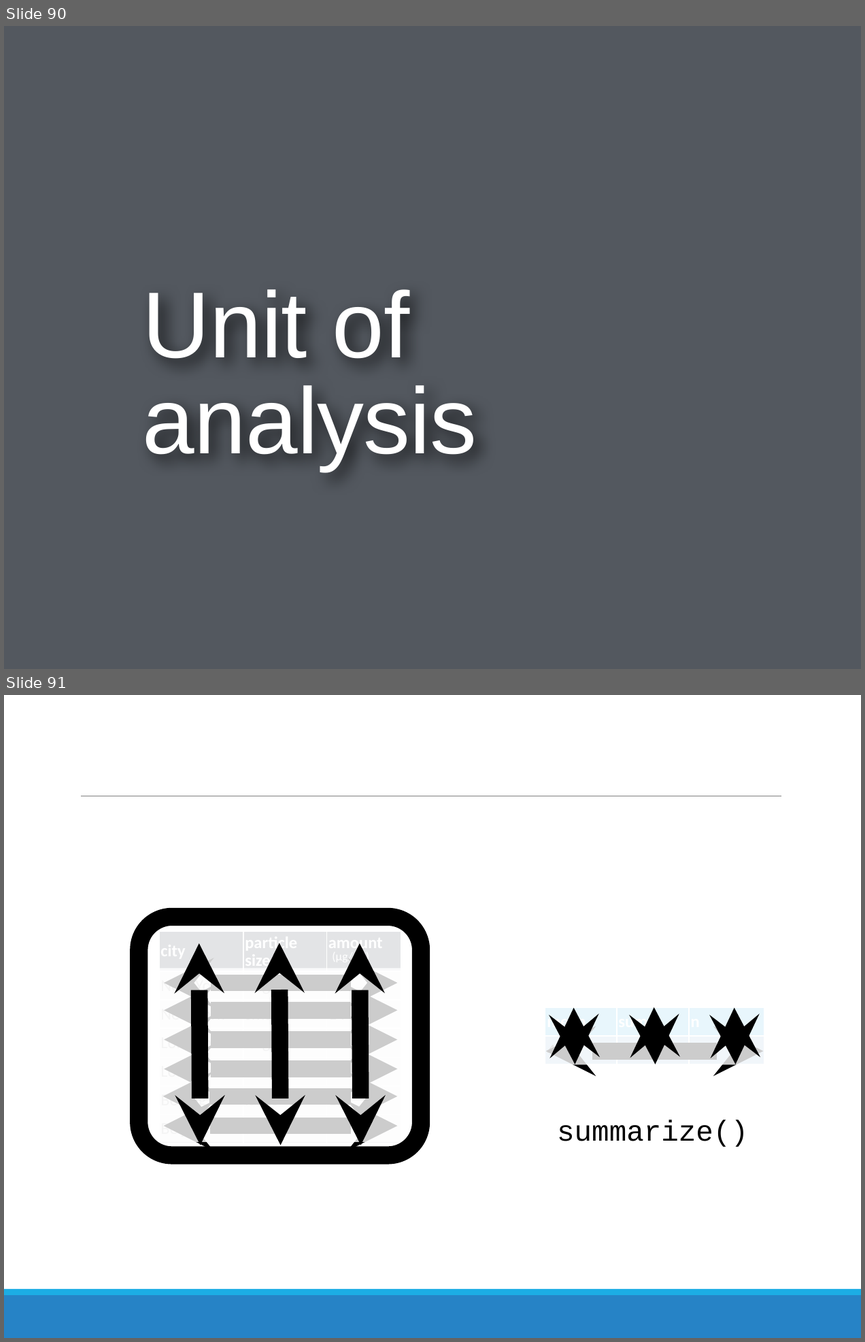
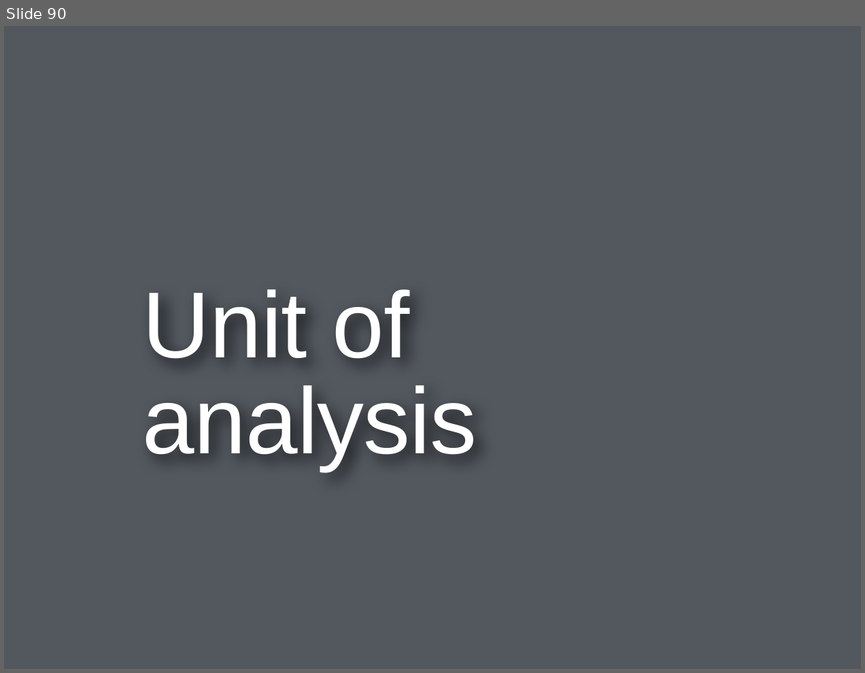
Before and after one commit to AdamWilsonLabEDU/SpatialDataScience, a slide deck: 03_assets/03_DataWrangling.pptx. Shown one above the other, each under a label of ours: slides 90 and 91 before the commit, slide 90 after it. The pictures are 865x1342 and 865x673 pixels, drawn with LibreOffice and Linux fonts; fonts in the diff are those of the drawing. Boxes give left, top, right and bottom in pixels: in the first picture for what was removed or moved away, otherwise in the second. Text is boxed around its words. In the diff, an @@ line names an element or a change of style, - is before the commit and + after.

```diff
--- a/03_assets/03_DataWrangling.pptx
+++ b/03_assets/03_DataWrangling.pptx
@@ slide 91 removed at <box>4,695,861,1338</box>, background #FFFFFF @@
@@ line removed from (81, 796) to (781, 796) @@
@@ rounded rectangle removed at <box>139,917,420,1155</box> @@
@@ table removed at <box>159,930,400,1141</box>, 7 rows, 3 columns @@
-city | particle size | amount / (µg/m3)
-New York | large | 23
-New York | small | 14
-London | large | 22
-London | small | 16
-Beijing | large | 121
-Beijing | small | 56
@@ group removed at <box>158,930,402,1145</box>: 3 double arrows, 1 rectangle @@
@@ rectangle removed at <box>520,998,789,1091</box> @@
@@ table removed at <box>545,1007,765,1064</box>, 2 rows, 3 columns @@
-mean | sum | n
-42 | 252 | 6
@@ group removed at <box>532,999,776,1064</box>: 3 double arrows, 1 rectangle @@
@@ double arrow removed from (545, 1051) to (763, 1051) @@
@@ text removed at <box>557,1119,748,1147</box> @@
-summarize()
@@ group removed at <box>154,968,413,1151</box>: 6 double arrows, 1 rectangle @@
@@ rectangle removed at <box>4,1295,861,1338</box> @@
@@ rectangle removed at <box>4,1289,861,1295</box> @@
```
Also in this commit, not shown: 5 slides changed, 1 other slide removed, 30 other files.
